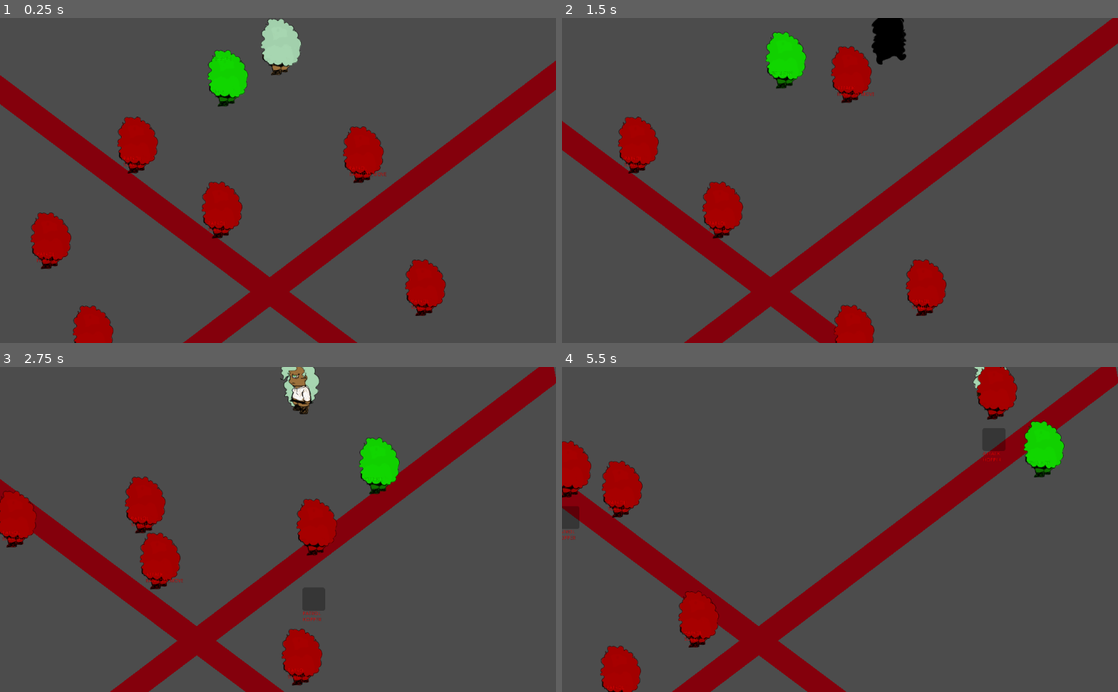
Above: before the commit, frames 1-4 (two rows, left to right).
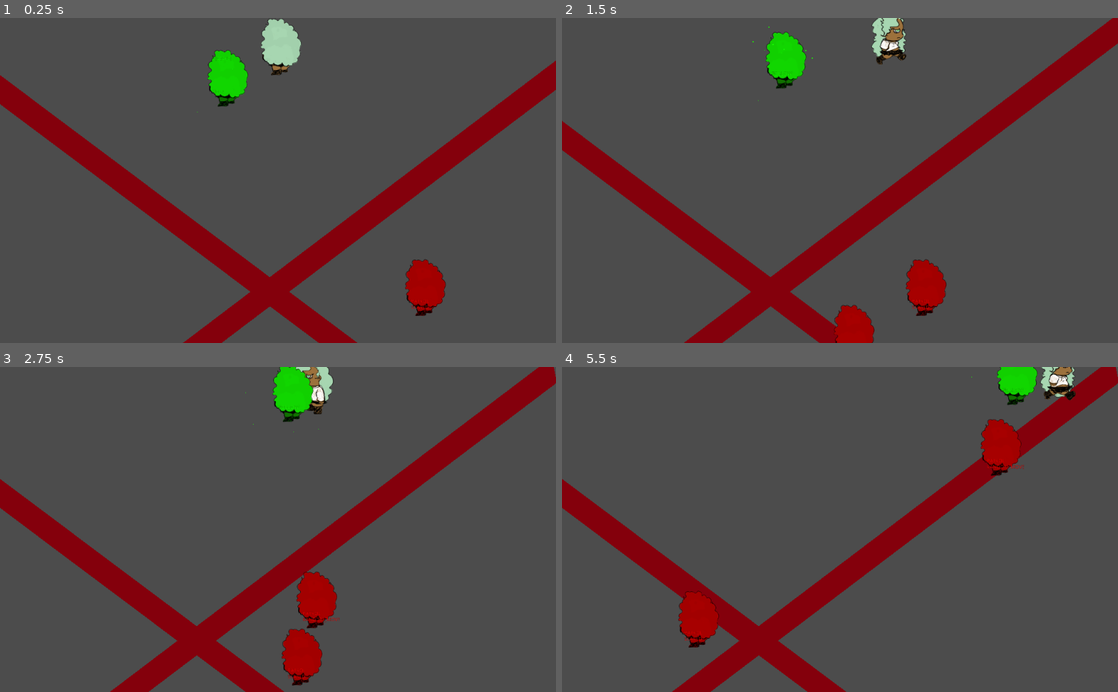
Above: after the commit, the same moments.

Repository: linkwin/NecroMansion
Game: Godot game, scene res://Maps/TestMap.tscn
Same seed, same stepped clock (60 frames per second), same inputs: the game is played once before the commit and once after it. This scene is started directly instead of the project's main scene. The engine's default icon, where the game draws it, is replaced by a stand-in: a white triangle on a blue panel in a dark square.
Inputs:
- Up to frame 1 (0.25 s): no input
- Up to frame 2 (1.5 s): hold Space (summon) 0.53-1.28 s; hold D (move_right) from 0.53 s (still down); tap W (move_forward) at 0.77 s; tap Space (summon) at 1.35 s
- Up to frame 3 (2.75 s): tap W (move_forward) at 1.52 s; release D (move_right) at 2.03 s; hold A (move_left) from 2.03 s (still down); hold Space (summon) from 2.03 s (still down)
- Up to frame 4 (5.5 s): release A (move_left) at 2.78 s; release Space (summon) at 2.78 s; hold D (move_right) 2.78-4.28 s; tap Space (summon) at 2.85, 4.35 s; tap W (move_forward) at 3.02, 3.77, 4.52 s; hold Space (summon) 3.53-4.28 s; hold A (move_left) 4.28-5.03 s; hold D (move_right) from 5.03 s (still down); hold Space (summon) from 5.03 s (still down)

The runs differ from the first frame. In frame 1, 4.4% of the frame differs, in the area x 5-78%, y 28-100%; in frame 2, 3.5%; in frame 3, 6.9%, in the area x 0-72%, y 0-96%; in frame 4, 6.2%.

Commit message:
And sound and vfx, add start game screen

Diff:
--- a/Core/AI/AIController.gd
+++ b/Core/AI/AIController.gd
@@ -28,7 +28,10 @@
 	curr_move_dir = Vector2(rand_range(-1.0,1.0), rand_range(-1.0,1.0)).normalized()
 
 func _on_CharacterBody_on_character_collision(collider):
+	# body slam player attack
 	if "Player" in collider.get_parent().name:
+		$CharacterBody.get_node("AudioStreamPlayer2D").stream = preload("res://Core/Sounds/Mob sounds/coocoo1.mp3")
+		$CharacterBody.get_node("AudioStreamPlayer2D").play()
 		collider.get_node("CollisionShape2D/Health").try_damage(1)
 		# move away from player
 		curr_move_dir = (character_ref.global_position - collider.global_position).normalized()
--- a/Core/Characters/Character.tscn
+++ b/Core/Characters/Character.tscn
@@ -72,3 +72,5 @@
 anims/player_character_walk_forward = ExtResource( 4 )
 anims/player_character_walk_left = ExtResource( 6 )
 anims/player_character_walk_right = ExtResource( 8 )
+
+[node name="AudioStreamPlayer2D" type="AudioStreamPlayer2D" parent="."]
--- a/Core/Characters/CharacterMovement.gd
+++ b/Core/Characters/CharacterMovement.gd
@@ -13,6 +13,8 @@
 var jump_decel = 600
 var wants_to_jump = false
 var jump_update_vel = Vector2.ZERO
+
+var jump_sounds = preload("res://Core/Sounds/AudioSets/jump_sounds.tres")
 
 var grav_acc = 300
 var grav_update_vel = Vector2.ZERO
@@ -71,6 +73,8 @@
 	#trigger jump
 	if wants_to_jump:
 		jump_update_vel = Vector2.UP * jump_impulse
+		$AudioStreamPlayer2D.stream = jump_sounds.get_rand_sound()
+		$AudioStreamPlayer2D.play()
 		wants_to_jump = false
 		collision_layer = 2
 		collision_mask = 2
--- a/Core/Familiar/FamiliarBot.gd
+++ b/Core/Familiar/FamiliarBot.gd
@@ -12,11 +12,18 @@
 
 var player_controlled = false
 
+var summoning_sounds = preload("res://Core/Sounds/AudioSets/summoning_sounds.tres")
+onready var audio_strm_player = $CharacterBody/AudioStreamPlayer2D
+
 func try_summon(player):
 	player_ref = player
 
 func _process(delta):
 	if Input.get_action_strength("summon") != 0 and player_in_range:
+		audio_strm_player.stream = summoning_sounds.get_rand_sound()
+		audio_strm_player.play()
+		audio_strm_player.volume_db = -13
+		$CharacterBody/FX.get_node("CPUParticles2D").emitting = true
 		player_controlled = true
 		bot_state = Global.BOT_STATE.FOLLOW
 
--- a/Core/Familiar/FamiliarBot.tscn
+++ b/Core/Familiar/FamiliarBot.tscn
@@ -1,7 +1,8 @@
-[gd_scene load_steps=4 format=2]
+[gd_scene load_steps=5 format=2]
 
 [ext_resource path="res://Core/Characters/Character.tscn" type="PackedScene" id=1]
 [ext_resource path="res://Core/Familiar/FamiliarBot.gd" type="Script" id=2]
+[ext_resource path="res://FX/SummoningFX.tscn" type="PackedScene" id=3]
 
 [sub_resource type="CircleShape2D" id=1]
 radius = 133.034
@@ -10,9 +11,6 @@
 script = ExtResource( 2 )
 
 [node name="CharacterBody" parent="." instance=ExtResource( 1 )]
-
-[node name="AnimatedSprite" parent="CharacterBody" index="1"]
-modulate = Color( 0.12549, 1, 0, 1 )
 
 [node name="DEBUG_state" type="Label" parent="CharacterBody"]
 margin_left = -31.0
@@ -35,6 +33,14 @@
 [node name="CollisionShape2D" type="CollisionShape2D" parent="CharacterBody/OverlapSphere"]
 shape = SubResource( 1 )
 
+[node name="CPUParticles2D" type="CPUParticles2D" parent="CharacterBody"]
+emission_shape = 1
+emission_sphere_radius = 128.0
+
+[node name="AudioStreamPlayer2D" type="AudioStreamPlayer2D" parent="CharacterBody"]
+
+[node name="FX" parent="CharacterBody" instance=ExtResource( 3 )]
+
 [node name="CanvasLayer" type="CanvasLayer" parent="."]
 
 [node name="AttackTimeout" type="Timer" parent="."]
@@ -42,7 +48,6 @@
 one_shot = true
 
 [connection signal="on_character_collision" from="CharacterBody" to="." method="_on_CharacterBody_on_character_collision"]
-[connection signal="death" from="CharacterBody/Health" to="." method="_on_Health_death"]
 [connection signal="body_entered" from="CharacterBody/OverlapSphere" to="." method="_on_OverlapSphere_body_entered"]
 [connection signal="body_exited" from="CharacterBody/OverlapSphere" to="." method="_on_OverlapSphere_body_exited"]
 [connection signal="timeout" from="AttackTimeout" to="." method="_on_AttackTimeout_timeout"]
--- a/Core/Player/PlayerController.gd
+++ b/Core/Player/PlayerController.gd
@@ -11,7 +11,6 @@
 # Called when the node enters the scene tree for the first time.
 func _ready():
 	character_ref.move_speed = 20000
-	pass # Replace with function body.
 
 # Called every frame. 'delta' is the elapsed time since the previous frame.
 func _process(delta):
--- a/Core/Player/PlayerController.tscn
+++ b/Core/Player/PlayerController.tscn
@@ -11,6 +11,8 @@
 [node name="Camera2D" type="Camera2D" parent="CharacterBody"]
 current = true
 
+[node name="AudioStreamPlayer2D" type="AudioStreamPlayer2D" parent="."]
+
 [connection signal="death" from="CharacterBody/CollisionShape2D/Health" to="." method="_on_Health_death"]
 
 [editable path="CharacterBody"]
--- /dev/null
+++ b/Core/Sounds/AudioSet.gd
@@ -0,0 +1,8 @@
+extends Resource
+class_name AudioSet
+
+export var sounds = []
+
+func get_rand_sound():
+	sounds.shuffle()
+	return sounds[0]
--- /dev/null
+++ b/Core/Sounds/AudioSets/jump_sounds.tres
@@ -0,0 +1,11 @@
+[gd_resource type="Resource" load_steps=6 format=2]
+
+[ext_resource path="res://Core/Sounds/AudioSet.gd" type="Script" id=1]
+[ext_resource path="res://Core/Sounds/Mob sounds/froggie2.mp3" type="AudioStream" id=2]
+[ext_resource path="res://Core/Sounds/Mob sounds/froggie3.mp3" type="AudioStream" id=3]
+[ext_resource path="res://Core/Sounds/Mob sounds/froggie1.mp3" type="AudioStream" id=4]
+[ext_resource path="res://Core/Sounds/Mob sounds/froggie4.mp3" type="AudioStream" id=5]
+
+[resource]
+script = ExtResource( 1 )
+sounds = [ ExtResource( 4 ), ExtResource( 2 ), ExtResource( 3 ), ExtResource( 5 ) ]
--- /dev/null
+++ b/Core/Sounds/AudioSets/summoning_sounds.tres
@@ -0,0 +1,10 @@
+[gd_resource type="Resource" load_steps=5 format=2]
+
+[ext_resource path="res://Core/Sounds/AudioSet.gd" type="Script" id=1]
+[ext_resource path="res://Core/Sounds/Summoning sounds/encant1.mp3" type="AudioStream" id=2]
+[ext_resource path="res://Core/Sounds/Summoning sounds/encant3.mp3" type="AudioStream" id=3]
+[ext_resource path="res://Core/Sounds/Summoning sounds/encant2.mp3" type="AudioStream" id=4]
+
+[resource]
+script = ExtResource( 1 )
+sounds = [ ExtResource( 2 ), ExtResource( 4 ), ExtResource( 3 ) ]
--- /dev/null
+++ b/FX/SummoningFX.tscn
@@ -0,0 +1,19 @@
+[gd_scene format=2]
+
+[node name="FX" type="Node2D"]
+
+[node name="CPUParticles2D" type="CPUParticles2D" parent="."]
+emitting = false
+amount = 60
+lifetime = 0.5
+one_shot = true
+emission_shape = 1
+emission_sphere_radius = 91.59
+initial_velocity = 158.72
+initial_velocity_random = 0.44
+angular_velocity = -12.41
+angular_velocity_random = 0.28
+orbit_velocity = 2.5
+orbit_velocity_random = 0.71
+radial_accel = 100.0
+scale_amount = 3.0
--- a/Maps/Map Layout Generator.gd
+++ b/Maps/Map Layout Generator.gd
@@ -1,7 +1,7 @@
 extends Node2D
 
 
-var ARoom = preload("res://Maps/Room.tscn")
+var ARoom = preload("res://Maps/Room1.tscn")
 
 export(Resource) var Roomdata = preload("res://Maps/RoomData/roomdata1.tres")
 var directions := [Vector2(1, 0), Vector2(-1, 0), Vector2(0, 1), Vector2(0, -1)]
--- a/Maps/Random_Map.tscn
+++ b/Maps/Random_Map.tscn
@@ -1,6 +1,12 @@
-[gd_scene load_steps=2 format=2]
+[gd_scene load_steps=3 format=2]
 
 [ext_resource path="res://Maps/Map Layout Generator.gd" type="Script" id=1]
+[ext_resource path="res://Core/Sounds/background2-352778__zagi2__new-age-tune.wav" type="AudioStream" id=2]
 
 [node name="Node2D" type="Node2D"]
 script = ExtResource( 1 )
+
+[node name="AudioStreamPlayer" type="AudioStreamPlayer" parent="."]
+stream = ExtResource( 2 )
+volume_db = -13.0
+autoplay = true
--- a/Maps/TestMap.tscn
+++ b/Maps/TestMap.tscn
@@ -33,7 +33,7 @@
 [node name="RemoteTransform2D" type="RemoteTransform2D" parent="PlayerRoot/CharacterBody" index="2"]
 remote_path = NodePath("../../../Camera2D")
 
-[node name="Camera2D" parent="PlayerRoot" index="1"]
+[node name="Camera2D" parent="PlayerRoot/CharacterBody" index="4"]
 current = false
 
 [node name="Camera2D" type="Camera2D" parent="."]
@@ -48,37 +48,17 @@
 smoothing_speed = 2.0
 editor_draw_limits = true
 
-[node name="BotRoot" parent="." instance=ExtResource( 2 )]
-modulate = Color( 1, 0, 0, 1 )
-position = Vector2( -465, 83 )
-
-[node name="BotRoot2" parent="." instance=ExtResource( 2 )]
-modulate = Color( 1, 0, 0, 1 )
-position = Vector2( -366, -400 )
-
 [node name="BotRoot3" parent="." instance=ExtResource( 2 )]
 modulate = Color( 1, 0, 0, 1 )
 position = Vector2( -318, 291 )
-
-[node name="BotRoot4" parent="." instance=ExtResource( 2 )]
-modulate = Color( 1, 0, 0, 1 )
-position = Vector2( 238, -331 )
 
 [node name="BotRoot5" parent="." instance=ExtResource( 2 )]
 modulate = Color( 1, 0, 0, 1 )
 position = Vector2( 429, -5 )
 
-[node name="BotRoot6" parent="." instance=ExtResource( 2 )]
-modulate = Color( 1, 0, 0, 1 )
-position = Vector2( -133, -220 )
-
 [node name="BotRoot7" parent="." instance=ExtResource( 2 )]
 modulate = Color( 1, 0, 0, 1 )
 position = Vector2( 134, 402 )
-
-[node name="BotRoot8" parent="." instance=ExtResource( 2 )]
-modulate = Color( 1, 0, 0, 1 )
-position = Vector2( -570, -105 )
 
 [node name="Wall" type="StaticBody2D" parent="."]
 position = Vector2( -1115, 8 )
--- /dev/null
+++ b/UI/StartGameScreen.tscn
@@ -0,0 +1,39 @@
+[gd_scene format=2]
+
+[node name="Control" type="Control"]
+anchor_right = 1.0
+anchor_bottom = 1.0
+
+[node name="Label" type="Label" parent="."]
+anchor_left = 0.5
+anchor_top = 0.5
+anchor_right = 0.5
+anchor_bottom = 0.5
+margin_left = -37.0
+margin_top = -78.0
+margin_right = 35.0
+margin_bottom = -64.0
+text = "Enter seed:"
+
+[node name="LineEdit" type="LineEdit" parent="."]
+anchor_left = 0.5
+anchor_top = 0.5
+anchor_right = 0.5
+anchor_bottom = 0.5
+margin_left = -63.0
+margin_top = -58.0
+margin_right = 61.0
+margin_bottom = -34.0
+text = "Summoning"
+align = 1
+
+[node name="Button" type="Button" parent="."]
+anchor_left = 0.5
+anchor_top = 0.5
+anchor_right = 0.5
+anchor_bottom = 0.5
+margin_left = -35.0
+margin_top = -25.0
+margin_right = 35.0
+margin_bottom = -5.0
+text = "Start"
--- a/project.godot
+++ b/project.godot
@@ -10,11 +10,17 @@
 
 _global_script_classes=[ {
 "base": "Resource",
+"class": "AudioSet",
+"language": "GDScript",
+"path": "res://Core/Sounds/AudioSet.gd"
+}, {
+"base": "Resource",
 "class": "RoomData",
 "language": "GDScript",
 "path": "res://Maps/RoomData/RoomData.gd"
 } ]
 _global_script_class_icons={
+"AudioSet": "",
 "RoomData": ""
 }
 
Not shown, added: Core/Sounds/Mob sounds/candle_fireball.mp3.import
Not shown, added: Core/Sounds/Mob sounds/candle_smack.mp3.import
Not shown, added: Core/Sounds/Mob sounds/coocoo1.mp3.import
Not shown, added: Core/Sounds/Mob sounds/froggie1.mp3.import
Not shown, added: Core/Sounds/Mob sounds/froggie2.mp3.import
Not shown, added: Core/Sounds/Mob sounds/froggie3.mp3.import
Not shown, added: Core/Sounds/Mob sounds/froggie4.mp3.import
Not shown, added: Core/Sounds/Mob sounds/spooky_fabric.mp3.import
Not shown, added: Core/Sounds/Mob sounds/squeak1.mp3.import
Not shown, added: Core/Sounds/Mob sounds/squeak2.mp3.import
Not shown, added: Core/Sounds/Mob sounds/squeak3.mp3.import
Not shown, added: Core/Sounds/Player sounds/argh.mp3.import
(and 7 more such lines)
